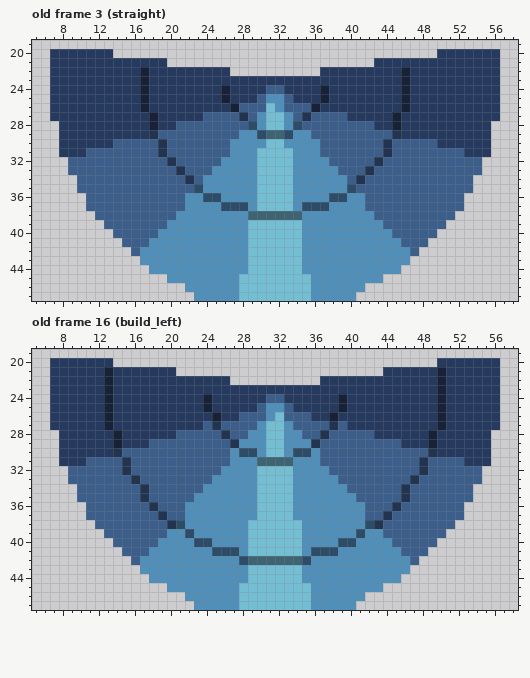
One commit to this pixel-art file: Art/SourceFiles/new_slide.ase. The first picture shows the starting point.
64x48 pixels, 36 frames. Shown: old frame 3 (straight): x 5..58, y 19..47; old frame 16 (build_left): x 5..58, y 19..47. The commit also changed other frames, which this record leaves out.
After:
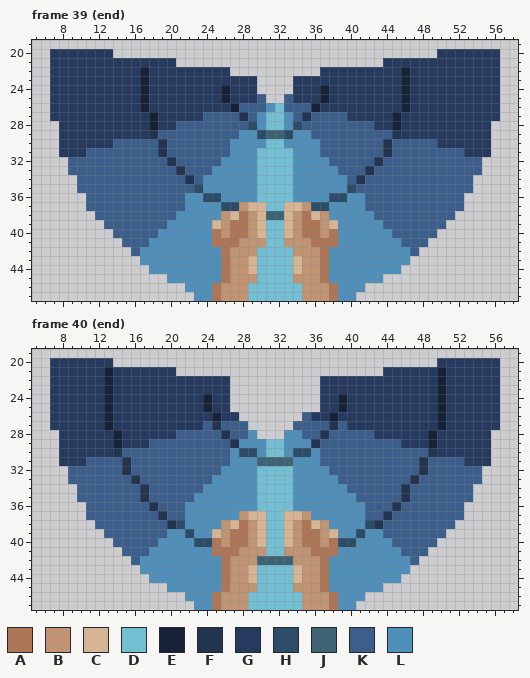
Palette (. is transparent): A #ad7757  B #c09473  C #d7b594  D #73bed3  E #172239  F #22344f  G #253a5e  H #2c4c67  J #3e6473  K #3c5e8b  L #4f8fba
A new or re-ordered frame is compared with the old frame closest to it.
Diff:
frames 36 -> 49
Changed rows in their new state; - is an unchanged pixel.
Frame 39 (end) is new; against old frame 3 (straight), layers "swimmer", "tube":
first column x 20:
21 G----------------------.
23 ----------....----------
24 ----------....----------
25 -----------..-----------
26 -----------LD-----------
first column x 25:
37 ---BCC--CCB---
38 -BCABC--CBACB-
39 CBAABC--CBAABC
40 ABAABC--CBAABA
41 AAABBB--BBBAAA
42 -ABBB----BBBA-
43 -ABBC----CBBA-
44 -ABBC----CBBA-
45 -ABBB----BBBA-
46 ABBB------BBBA
47 ABBB------BBBA
Frame 40 (end) is new; against old frame 16 (build_left), layers "swimmer", "tube":
first column x 27:
23 ..........
24 ..........
25 ..........
26 -.......--
27 --.....---
28 ---...----
first column x 25:
37 ---BCC--CCB---
38 -BCABC--CBACB-
39 CBAABC--CBAABC
40 ABAABC--CBAABA
41 AAABBB--BBBAAA
42 -ABBB----BBBA-
43 -ABBC----CBBA-
44 -ABBC----CBBA-
45 -ABBB----BBBA-
46 ABBB------BBBA
47 ABBB------BBBA
